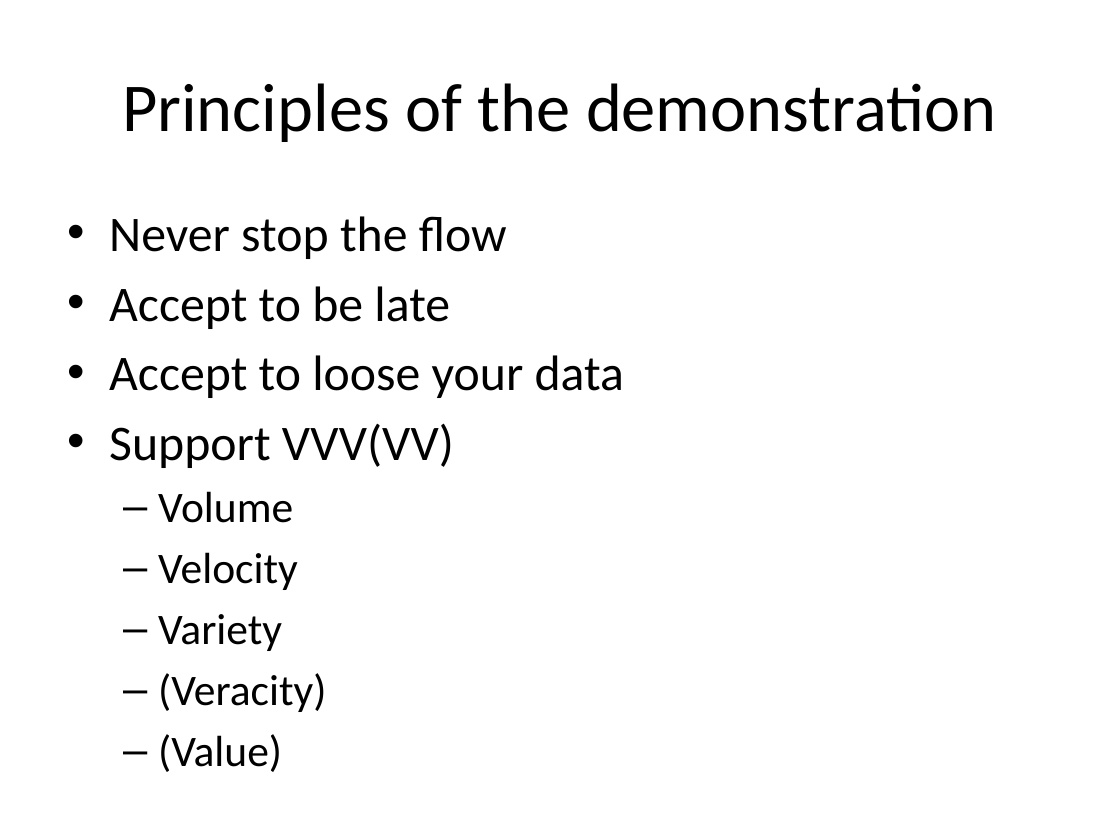
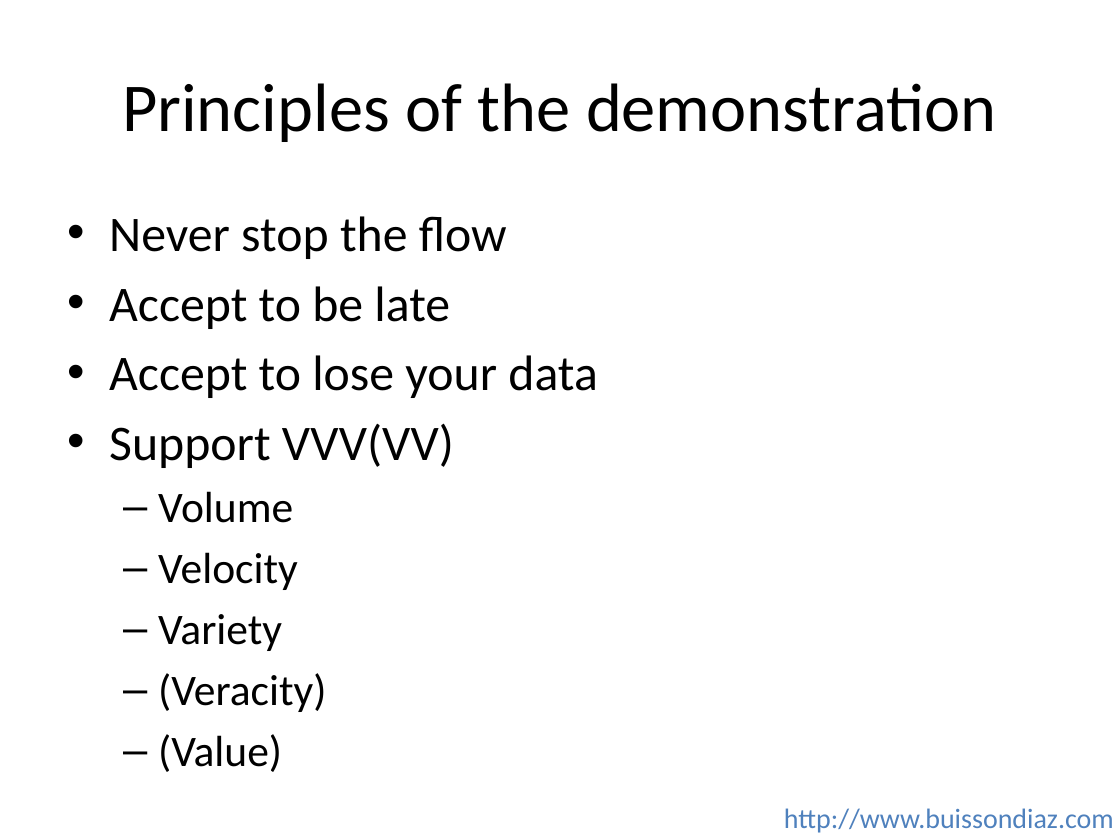
Before and after one commit to buidiaconseil/DemoKafkaAkkaSpark, a slide deck: slide 2 of KafkaAkkaDemo.pptx. Drawn at 1120x840 pixels with LibreOffice and Linux fonts; fonts in the diff are those of the drawing. Boxes give left, top, right and bottom in pixels: in the first picture for what was removed or moved away, otherwise in the second. Text is boxed around its words. In the diff, an @@ line names an element or a change of style, - is before the commit and + after.

```diff
--- a/KafkaAkkaDemo.pptx
+++ b/KafkaAkkaDemo.pptx
@@ text at box(109, 355, 597, 398): text changed @@
-• Accept to loose your data
+• Accept to lose your data
@@ text added at box(784, 808, 1114, 833), 18 pt, text #4F81BD @@
+http://www.buissondiaz.com
```
Also in this commit, not shown: 25 other slides changed, 2 other files.
